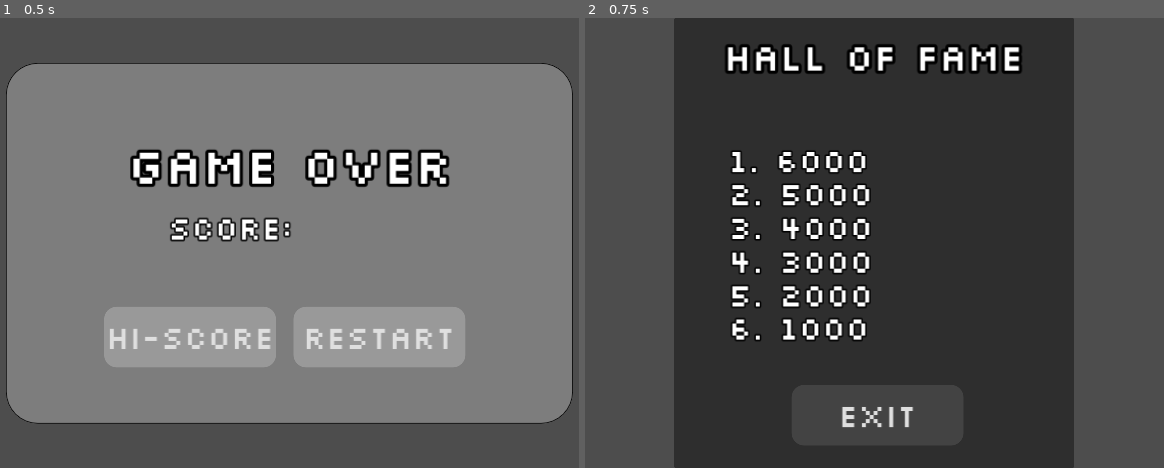
Above: before the commit, frames 1-2 (left to right).
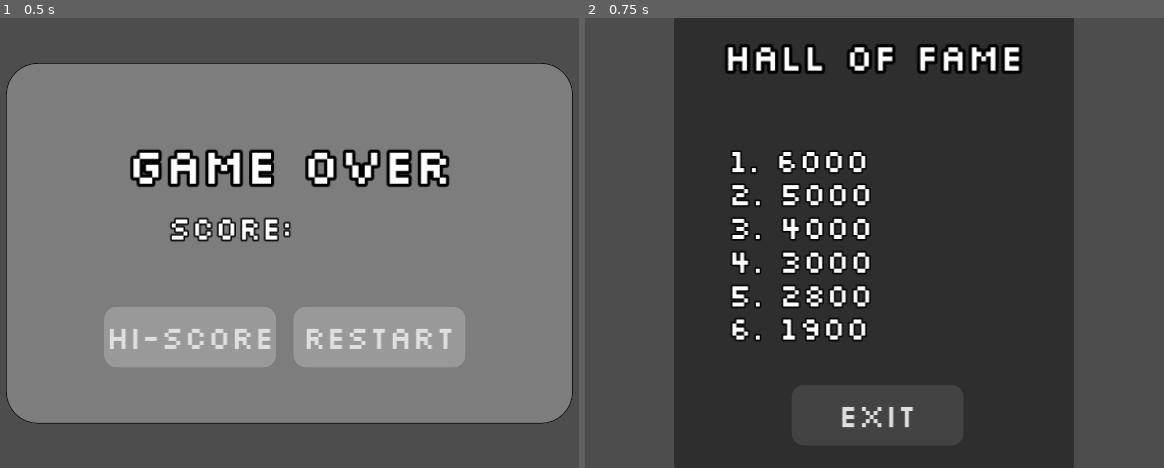
Above: after the commit, the same moments.

Repository: pangeon/V-Galaga
Game: Godot game, scene res://scenes/game_over.tscn
Two runs of this game, one before a commit and one after it. Both use one fixed random seed, a clock stepped at 60 frames per second and the inputs below. This scene is started directly instead of the project's main scene.
Inputs:
- Up to frame 1 (0.5 s): no input
- Up to frame 2 (0.75 s): click "HI-SCORE" at 0.5 s

Frame 1 is identical in both runs. In frame 2, less than 0.1% of the frame differs, in the area x 37-42%, y 61-71%.

Commit message:
hall of fame - first working version

Diff:
--- /dev/null
+++ b/scenes/file_loader.tscn
@@ -0,0 +1,6 @@
+[gd_scene load_steps=2 format=3 uid="uid://08phypqm20b0"]
+
+[ext_resource type="Script" path="res://scripts/file_loader.gd" id="1_u5hcj"]
+
+[node name="FileLoader" type="Node"]
+script = ExtResource("1_u5hcj")
--- a/scenes/high_score.tscn
+++ b/scenes/high_score.tscn
@@ -78,7 +78,6 @@
 offset_bottom = 162.2
 grow_horizontal = 2
 grow_vertical = 2
-text = "1. 6000"
 label_settings = SubResource("LabelSettings_fmem8")
 
 [node name="SecondScoreLabel" type="Label" parent="Panel"]
@@ -94,7 +93,6 @@
 offset_bottom = 215.2
 grow_horizontal = 2
 grow_vertical = 2
-text = "2. 5000"
 label_settings = SubResource("LabelSettings_fmem8")
 
 [node name="ThirdScoreLabel" type="Label" parent="Panel"]
@@ -110,7 +108,6 @@
 offset_bottom = 269.2
 grow_horizontal = 2
 grow_vertical = 2
-text = "3. 4000"
 label_settings = SubResource("LabelSettings_fmem8")
 
 [node name="FourthScoreLabel" type="Label" parent="Panel"]
@@ -126,7 +123,6 @@
 offset_bottom = 323.2
 grow_horizontal = 2
 grow_vertical = 2
-text = "4. 3000"
 label_settings = SubResource("LabelSettings_fmem8")
 
 [node name="FivethScoreLabel" type="Label" parent="Panel"]
@@ -142,7 +138,6 @@
 offset_bottom = 377.2
 grow_horizontal = 2
 grow_vertical = 2
-text = "5. 2000"
 label_settings = SubResource("LabelSettings_fmem8")
 
 [node name="SixthScoreLabel" type="Label" parent="Panel"]
@@ -158,7 +153,6 @@
 offset_bottom = 430.2
 grow_horizontal = 2
 grow_vertical = 2
-text = "6. 1000"
 label_settings = SubResource("LabelSettings_fmem8")
 
 [node name="ExitButton" type="Button" parent="Panel"]
--- /dev/null
+++ b/scripts/file_loader.gd
@@ -0,0 +1,29 @@
+extends Node
+
+func _ready():
+	var list_arr: PackedStringArray = load_file_content_as_array("res://high_score.dat", "\n")
+	list_arr[3] = "4. 7000"
+	var str_lines: String = "\n".join(list_arr)
+
+	print(list_arr)
+	print(str_lines)
+
+
+func save_file(content: String, path: String) -> void:
+	var file = FileAccess.open(path, FileAccess.WRITE)
+	file.store_string(content)
+	file.close()
+
+func load_file_content_as_array(path: String, separator: String) -> PackedStringArray:
+	var file = FileAccess.open(path, FileAccess.READ)
+	var content = file.get_as_text().split(separator, true)
+	file.close()
+
+	return content
+
+func cast_score_to_int(str_arr: PackedStringArray):
+	var int_arr: PackedInt32Array = []
+	for i in range(0, str_arr.size()):
+		int_arr.append(int(str_arr[i].substr(3)))
+
+	return int_arr
--- a/scripts/game_over.gd
+++ b/scripts/game_over.gd
@@ -12,6 +12,8 @@
 
 func _on_button_hi_score_pressed():
 	var high_score_instance = high_score_scene.instantiate()
+	high_score_instance.refresh_hall_of_fame()
 	high_score_instance.save_score_to_hall_of_fame(score_to_check)
+	high_score_instance.refresh_hall_of_fame()
 	$Panel.visible = false
 	$".".add_child(high_score_instance)
--- a/scripts/high_score.gd
+++ b/scripts/high_score.gd
@@ -1,23 +1,43 @@
 extends Control
 
+const file_path = "res://high_score.dat"
+
+var file_loader_scene = preload("res://scenes/file_loader.tscn")
+var file_loader_instance = file_loader_scene.instantiate()
+var file_content: PackedStringArray = file_loader_instance.load_file_content_as_array(file_path, "\n")
+
+func refresh_hall_of_fame():
+	$Panel/FirstScoreLabel.text = file_content[0]
+	$Panel/SecondScoreLabel.text = file_content[1]
+	$Panel/ThirdScoreLabel.text = file_content[2]
+	$Panel/FourthScoreLabel.text = file_content[3]
+	$Panel/FivethScoreLabel.text = file_content[4]
+	$Panel/SixthScoreLabel.text = file_content[5]
+
 func save_score_to_hall_of_fame(total_score):
-	if int($Panel/FirstScoreLabel.text.substr(2)) < total_score:
-		$Panel/FirstScoreLabel.text = "1. " + str(total_score)
+	if int($Panel/FirstScoreLabel.text.substr(3)) < total_score:
+		file_content[0] = "1. " + str(total_score)
+		file_loader_instance.save_file("\n".join(file_content), file_path)
 		return
-	if int($Panel/SecondScoreLabel.text.substr(2)) < total_score:
-		$Panel/SecondScoreLabel.text = "2. " + str(total_score)
+	if int($Panel/SecondScoreLabel.text.substr(3)) < total_score:
+		file_content[1] = "2. " + str(total_score)
+		file_loader_instance.save_file("\n".join(file_content), file_path)
 		return
-	if int($Panel/ThirdScoreLabel.text.substr(2)) < total_score:
-		$Panel/ThirdScoreLabel.text = "3. " + str(total_score)
+	if int($Panel/ThirdScoreLabel.text.substr(3)) < total_score:
+		file_content[2] = "3. " + str(total_score)
+		file_loader_instance.save_file("\n".join(file_content), file_path)
 		return
-	if int($Panel/FourthScoreLabel.text.substr(2)) < total_score:
-		$Panel/FourthScoreLabel.text = "4. " + str(total_score)
+	if int($Panel/FourthScoreLabel.text.substr(3)) < total_score:
+		file_content[3] = "4. " + str(total_score)
+		file_loader_instance.save_file("\n".join(file_content), file_path)
 		return
-	if int($Panel/FivethScoreLabel.text.substr(2)) < total_score:
-		$Panel/FivethScoreLabel.text = "5. " + str(total_score)
+	if int($Panel/FivethScoreLabel.text.substr(3)) < total_score:
+		file_content[4] = "5. " + str(total_score)
+		file_loader_instance.save_file("\n".join(file_content), file_path)
 		return
-	if int($Panel/SixthScoreLabel.text.substr(2)) < total_score:
-		$Panel/SixthScoreLabel.text = "6. " + str(total_score)
+	if int($Panel/SixthScoreLabel.text.substr(3)) < total_score:
+		file_content[5] = "6. " + str(total_score)
+		file_loader_instance.save_file("\n".join(file_content), file_path)
 		return
 
 func _on_exit_button_pressed():
Not shown, added: high_score.dat
